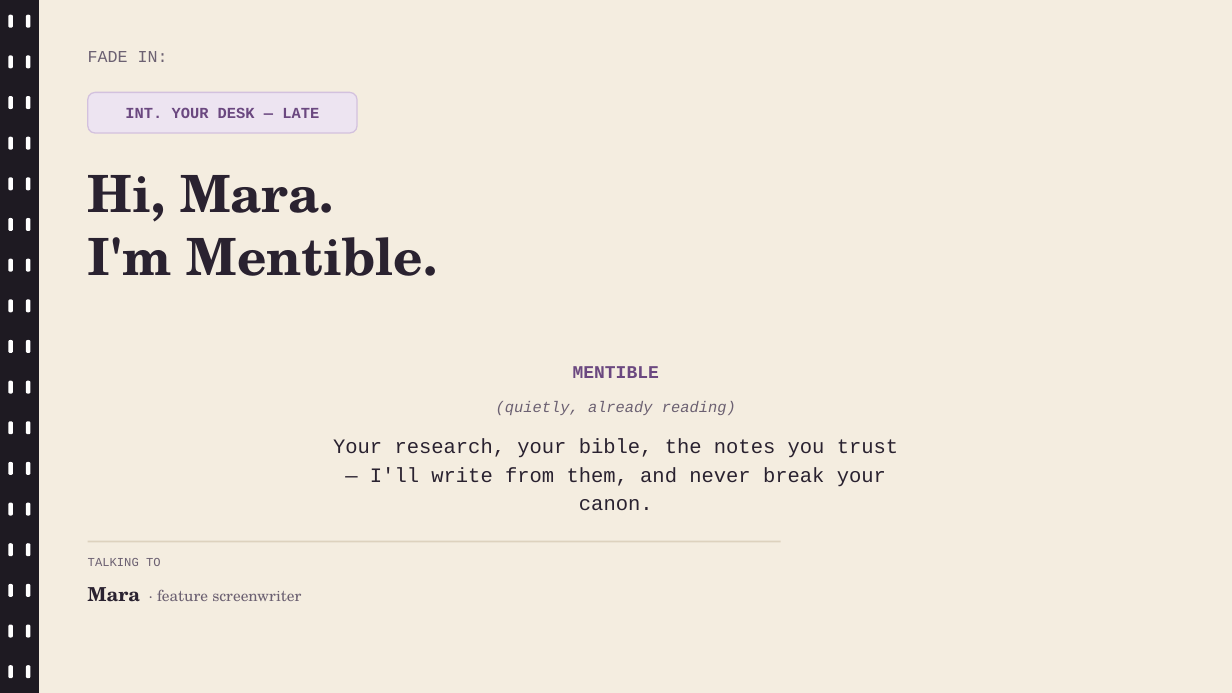
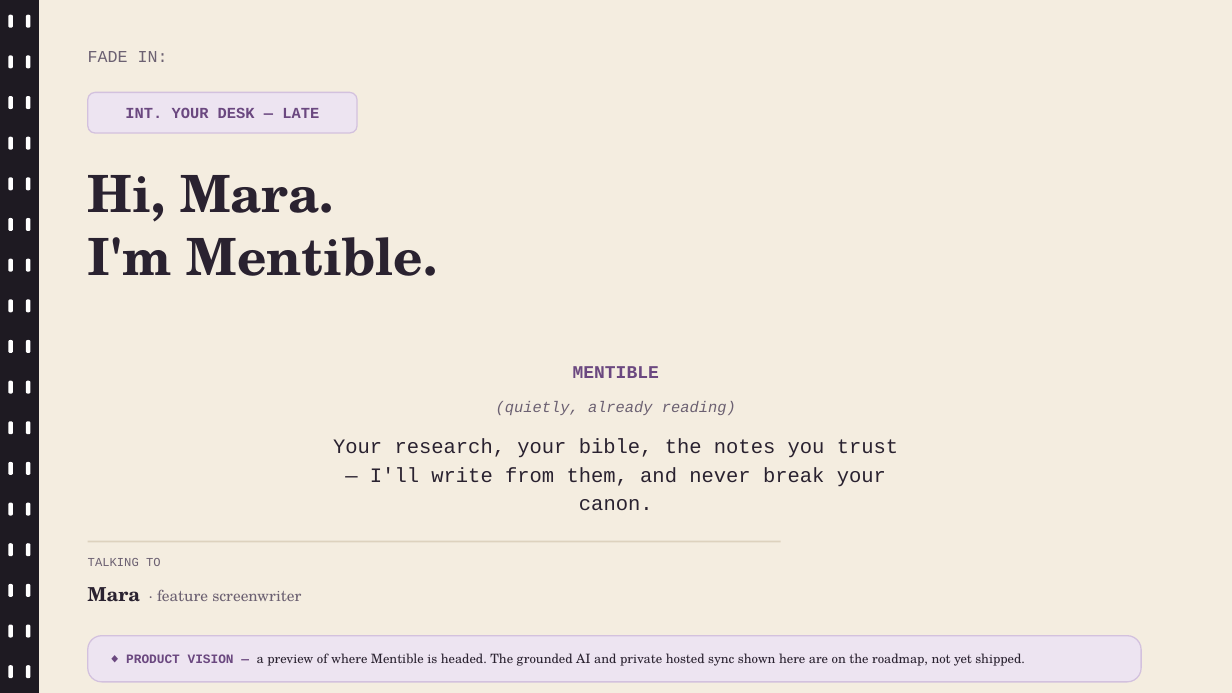
Before and after one commit to wegofwd2020-hub/Mentible, a slide deck: slide 1 of docs/adr-033-decks/mentible-for-screenwriters.pptx. Drawn at 1232x693 pixels with LibreOffice and Linux fonts; fonts in the diff are those of the drawing. Boxes give left, top, right and bottom in pixels: in the first picture for what was removed or moved away, otherwise in the second. Text is boxed around its words. In the diff, an @@ line names an element or a change of style, - is before the commit and + after.

```diff
--- a/docs/adr-033-decks/mentible-for-screenwriters.pptx
+++ b/docs/adr-033-decks/mentible-for-screenwriters.pptx
@@ rounded rectangle added at (88, 636, 1141, 682), fill #EDE4F1, outline #D3C1DE 1 pt @@
@@ text added at (126, 653, 1025, 666), 10 pt, text #2A2230 @@
+◆ PRODUCT VISION — a preview of where Mentible is headed. The grounded AI and private hosted sync shown here are on the roadmap, not yet shipped.
```
Also in this commit, not shown: 8 other files.
